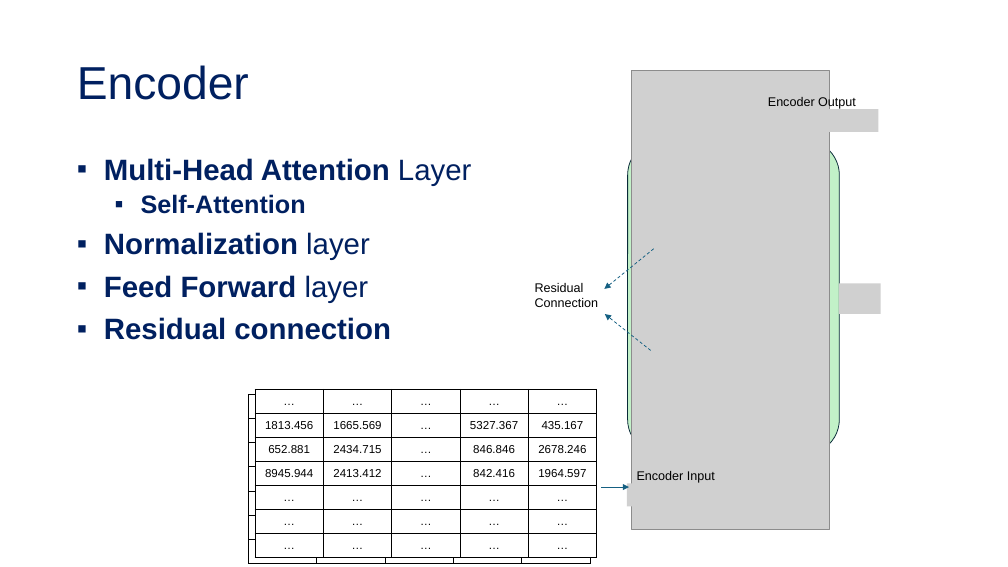
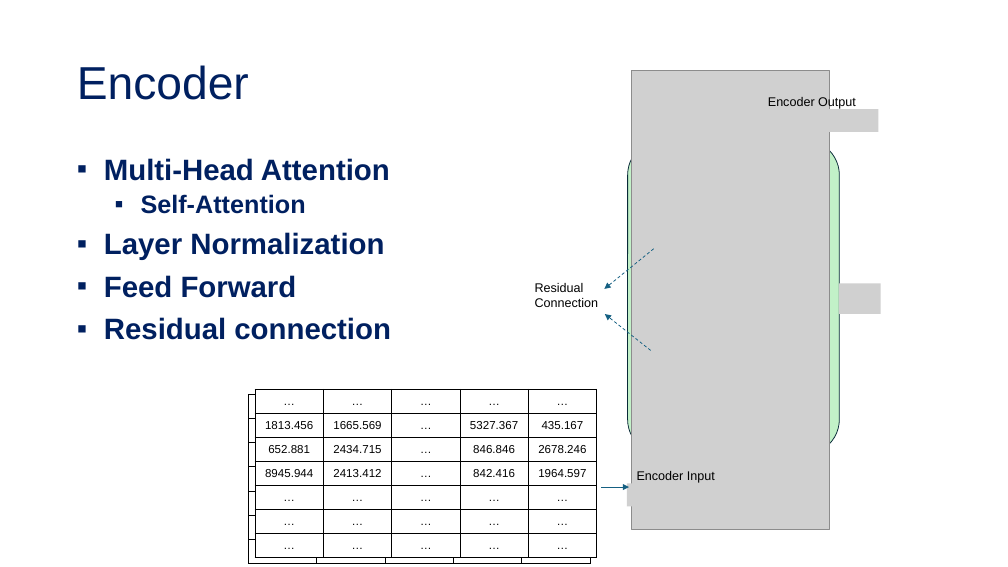
Before and after one commit to tanquangduong/transformer-pt, a slide deck: slide 22 of presentation/Introduction to Transformer.pptx. Drawn at 1008x567 pixels with LibreOffice and Linux fonts; fonts in the diff are those of the drawing; grey boxes stand for pictures. Boxes give left, top, right and bottom in pixels: in the first picture for what was removed or moved away, otherwise in the second. Text is boxed around its words. In the diff, an @@ line names an element or a change of style, - is before the commit and + after.

```diff
--- a/presentation/Introduction to Transformer.pptx
+++ b/presentation/Introduction to Transformer.pptx
@@ text at [104, 158, 390, 181]: text changed @@
-▪ Multi-Head Attention Layer
+▪ Multi-Head Attention
@@ text at [104, 232, 384, 298]: text changed @@
-▪ Normalization layer
-▪ Feed Forward layer
+▪ Layer Normalization
+▪ Feed Forward
```
Also in this commit, not shown: 1 other slide changed, 14 slides added, 1 other file.
